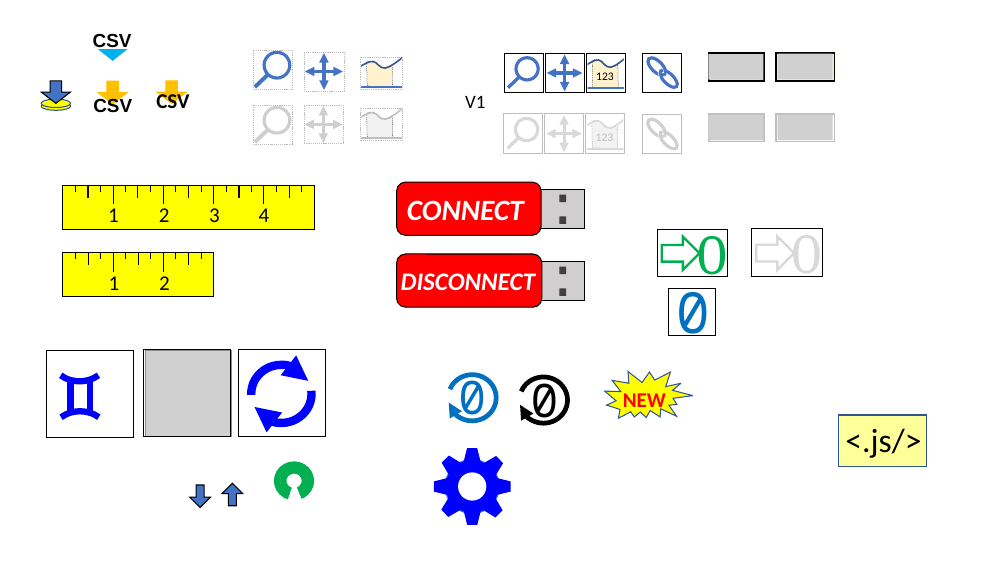
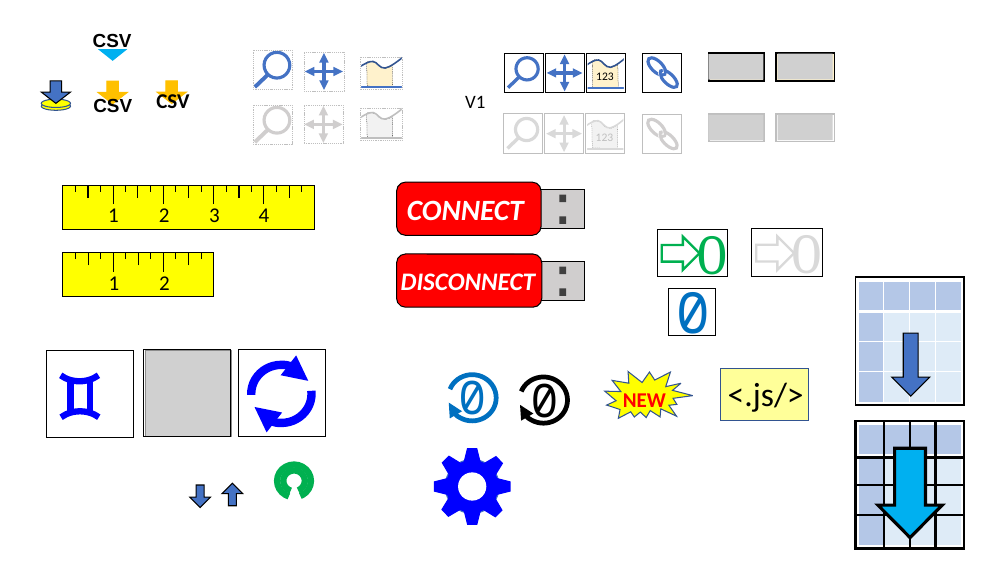
Before and after one commit to matsselen/IOLabWeb, a slide deck: slide 1 of images/IOLabWebImages.pptx. Drawn at 1008x567 pixels with LibreOffice and Linux fonts; fonts in the diff are those of the drawing; grey boxes stand for pictures. Boxes give left, top, right and bottom in pixels: in the first picture for what was removed or moved away, otherwise in the second. Text is boxed around its words. In the diff, an @@ line names an element or a change of style, - is before the commit and + after.

```diff
--- a/images/IOLabWebImages.pptx
+++ b/images/IOLabWebImages.pptx
@@ rectangle added at (856,278,965,405), outline #000000 1.5 pt @@
@@ table added at (858,281,961,402), 4 rows, 4 columns @@
+ |  |  | 
+ |  |  | 
+ |  |  | 
+ |  |  | 
@@ down arrow added at (892,333,929,396), fill #4472C4, outline #000000 1 pt @@
@@ text "<.js/>": place and size @@
-text "<.js/>" at (845,428,921,458)
+text "<.js/>" at (728,382,804,412)
@@ wave: place and size @@
-wave at (839,415,926,467)
+wave at (721,369,808,421)
@@ rectangle added at (856,421,965,549), outline #000000 2.25 pt @@
@@ table added at (858,425,961,546), 4 rows, 4 columns @@
+ |  |  | 
+ |  |  | 
+ |  |  | 
+ |  |  | 
@@ down arrow added at (878,448,942,538), fill #00B0F0, outline #000000 3 pt @@
@@ line added from (884, 421) to (884, 548), #000000 2.25 pt @@
@@ line added from (910, 421) to (910, 548), #000000 2.25 pt @@
@@ line added from (936, 421) to (936, 548), #000000 2.25 pt @@
@@ line added from (964, 457) to (855, 457), #000000 2.25 pt @@
@@ line added from (964, 485) to (855, 485), #000000 2.25 pt @@
@@ line added from (964, 515) to (855, 515), #000000 2.25 pt @@
```
Also in this commit, not shown: 4 other files.
